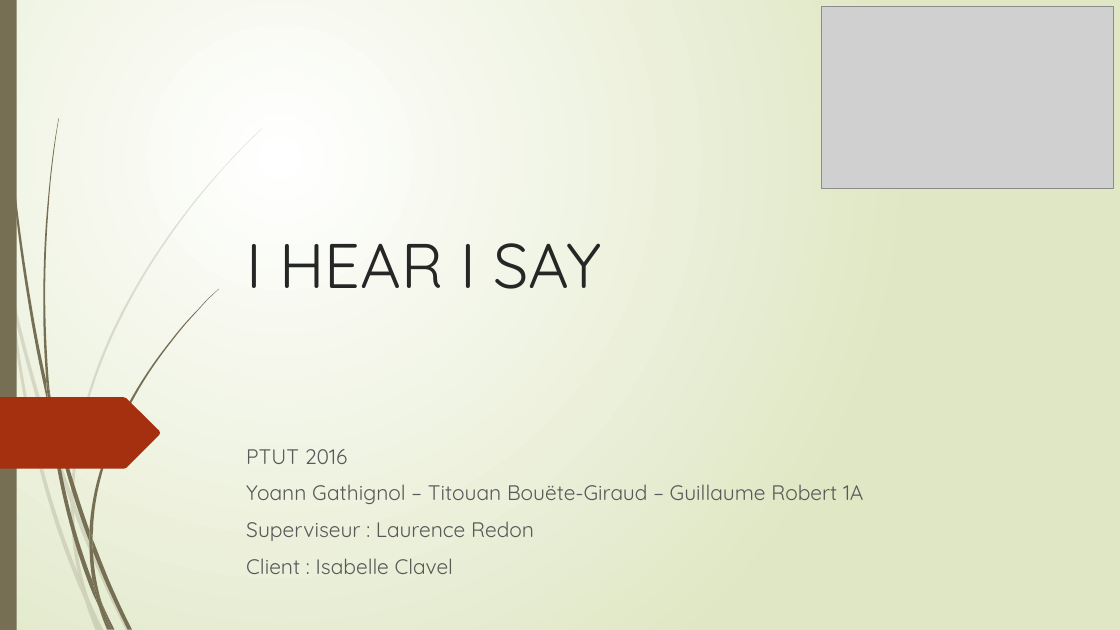
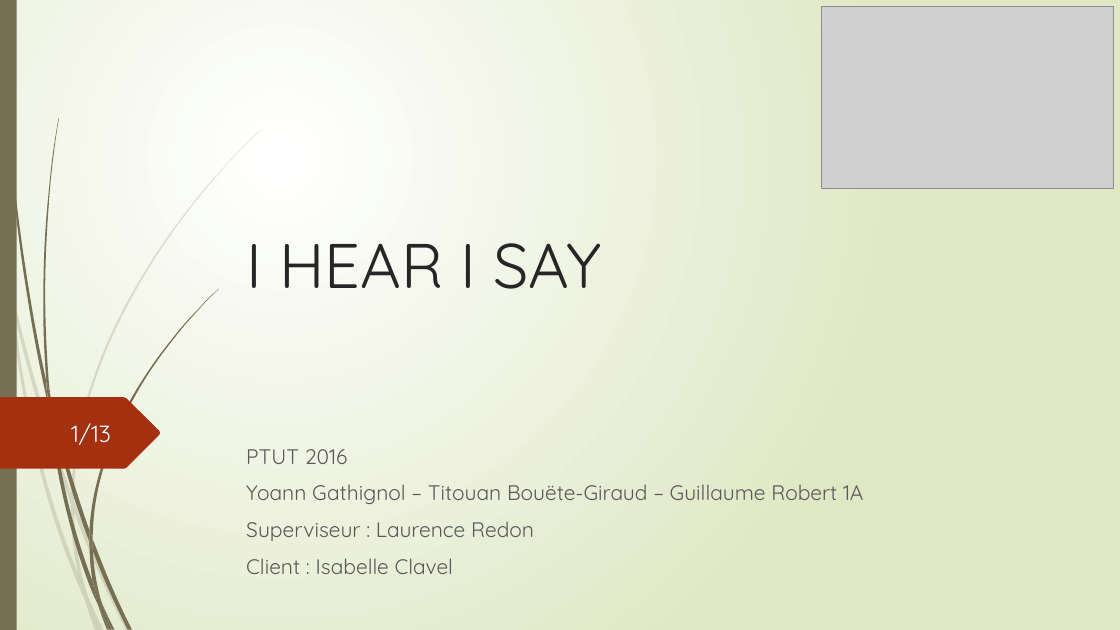
Before and after one commit to Guyoms/PTUT2016, a slide deck: slide 1 of IHearISay/I_HEAR_I_SAY_Points_Techniques.pptx. Drawn at 1120x630 pixels with LibreOffice and Linux fonts; fonts in the diff are those of the drawing; grey boxes stand for pictures. Boxes give left, top, right and bottom in pixels: in the first picture for what was removed or moved away, otherwise in the second. Text is boxed around its words. In the diff, an @@ line names an element or a change of style, - is before the commit and + after.

```diff
--- a/IHearISay/I_HEAR_I_SAY_Points_Techniques.pptx
+++ b/IHearISay/I_HEAR_I_SAY_Points_Techniques.pptx
@@ page number added at (71,423,111,445), 20 pt, text #FEFFFF @@
+1/13
```
Also in this commit, not shown: 9 other slides changed, 3 slides added, 3 slides removed, 1 other file.
